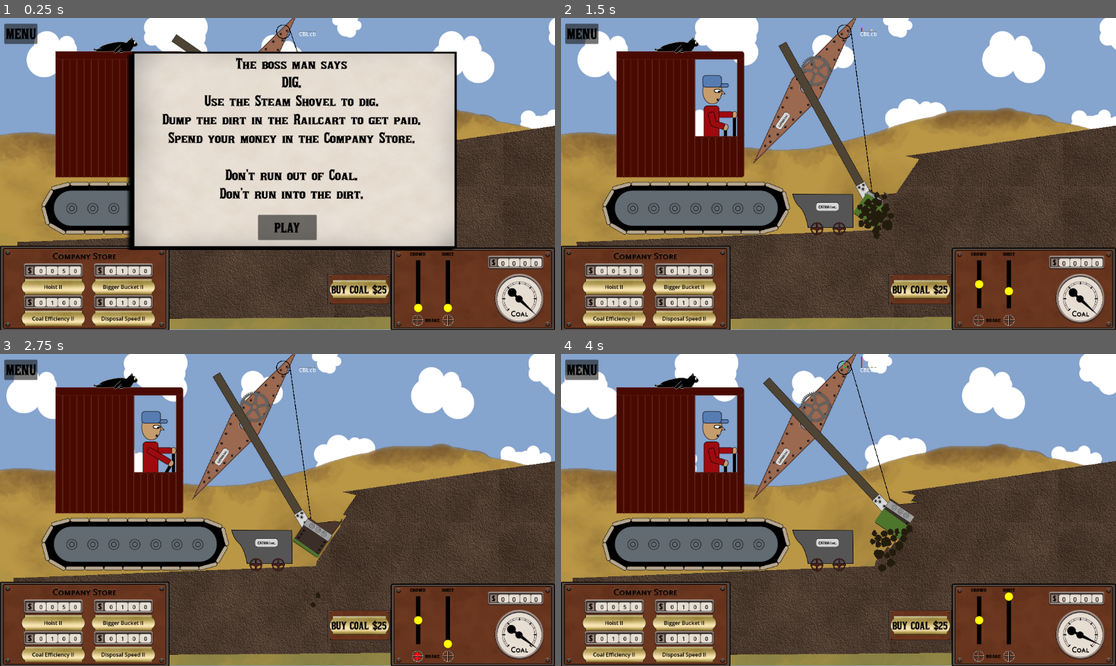
Above: before the commit, frames 1-4 (two rows, left to right).
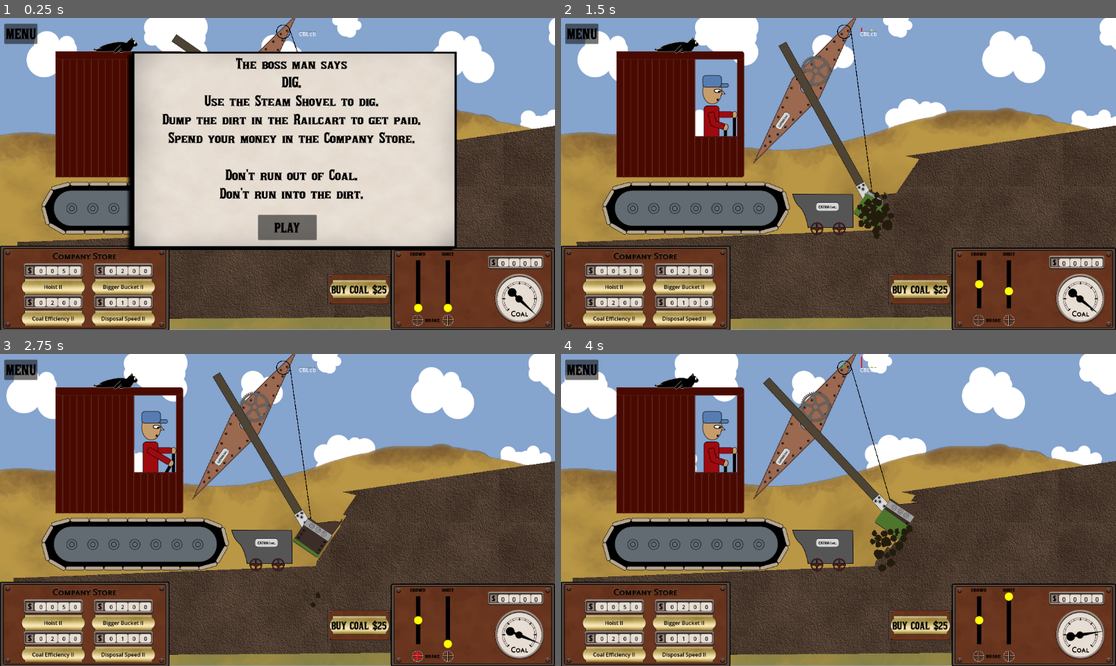
Above: after the commit, the same moments.

Repository: Lobbsterwaffles/Steam-Shov
Game: Godot game, scene res://jonly.tscn
Two runs of this game, one before a commit and one after it. Both use one fixed random seed, a clock stepped at 60 frames per second and the inputs below.
Inputs:
- Up to frame 1 (0.25 s): no input
- Up to frame 2 (1.5 s): click "PLAY" at 0.5 s; hold Q (hoist_up) from 1.28 s (still down); hold B (bucket_release) from 1.28 s (still down)
- Up to frame 3 (2.75 s): release Q (hoist_up) at 2.03 s; release B (bucket_release) at 2.03 s; hold Shift (crowd_brake) from 2.03 s (still down); tap O (crowd_in) at 2.1 s
- Up to frame 4 (4 s): release Shift (crowd_brake) at 2.78 s; hold P (crowd_out) 2.78-3.53 s; hold Q (hoist_up) from 2.78 s (still down); tap B (bucket_release) at 3.6 s

The runs differ from the first frame. In frame 1, less than 0.1% of the frame differs, in the area x 9-23%, y 80-92%; in frame 2, less than 0.1%; in frame 3, less than 0.1%; in frame 4, 0.1%, in the area x 9-98%, y 80-94%.

Commit message:
efficiency tweak

Diff:
--- a/scooply.gd
+++ b/scooply.gd
@@ -46,7 +46,7 @@
 var coal_capacity := 100.0
 var coal := coal_capacity
 var burning_coal := true
-var efficiency := .3
+var efficiency := .1
 
 func _ready() -> void:
 	MachineState.bind(apply_upgrade)
--- a/upgrade_table.gd
+++ b/upgrade_table.gd
@@ -6,8 +6,8 @@
 	var rows: Array[Upgrade] = []
 	var u: Upgrade
 	var hoist_up_cost := 50.0
-	var bucket_up_cost := 50.0
-	var efficiency_up_cost := 50.0
+	var bucket_up_cost := 100.0
+	var efficiency_up_cost := 100.0
 	var suckdown_up_cost := 50.0
 
 
